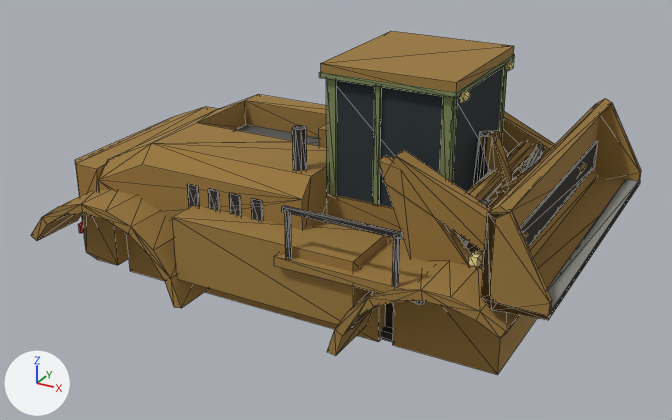
The glTF model game/public/models/base_loader.glb, before and after one commit.
The view is the same before and after, from a 50 mm lens placed at (4.57, -8.26, 4.12), pointed at (0.11, -0.14, 0.05). Every picture has the same lights, and +X, +Y and +Z are marked at lower left. The picture after the commit comes second. Mesh edges are drawn as thin lines. Vertices at exactly the same position are counted once.

Objects in the first picture: 'base_loader'.
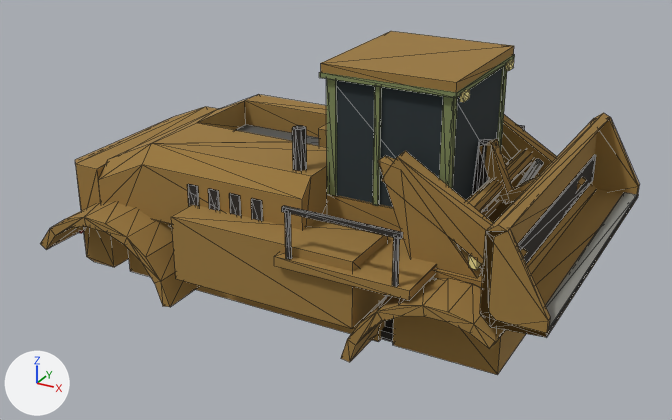
Pixel boxes (x1, y1, x2, y2) of what changed, in the pictures (672 x 420 px; the box of a moved part takes in the faces that stretch with it):
'base_loader', reshaped
    before: (31, 31, 641, 375)
    after: (40, 31, 640, 375)
part 1 of me_scoop, moved or reshaped
    before: (481, 98, 641, 320)
    after: (480, 113, 640, 338)
part 2 of me_scoop, moved or reshaped
    before: (502, 111, 587, 175)
    after: (501, 115, 586, 191)
part 3 of me_scoop, moved or reshaped
    before: (383, 150, 528, 251)
    after: (382, 151, 528, 265)
part 4 of me_scoop, moved or reshaped
    before: (467, 141, 534, 200)
    after: (466, 149, 534, 213)
part 5 of me_scoop, moved or reshaped
    before: (479, 130, 513, 193)
    after: (479, 139, 513, 202)
part 6 of me_scoop, moved or reshaped
    before: (505, 166, 533, 193)
    after: (504, 177, 537, 204)
part 7 of me_scoop, moved or reshaped (mostly hidden)
    before: (466, 242, 484, 269)
    after: (433, 200, 514, 288)
part 8 of me_scoop, moved or reshaped
    before: (327, 262, 520, 356)
    after: (341, 278, 505, 362)
part 9 of me_scoop, moved or reshaped
    before: (31, 189, 209, 308)
    after: (40, 202, 200, 307)
part 10 of me_scoop, moved or reshaped
    before: (547, 179, 639, 315)
    after: (545, 192, 637, 331)
part 11 of me_scoop, moved or reshaped
    before: (520, 141, 598, 247)
    after: (518, 154, 596, 264)
part 12 of me_scoop, moved or reshaped
    before: (75, 94, 384, 329)
    after: (75, 94, 384, 328)
part 13 of me_scoop, moved or reshaped
    before: (460, 131, 545, 246)
    after: (472, 139, 543, 212)

Edits to the bpy script that builds the scene:
```text
Change me_scoop:
    used by ob_base_loader; location = (0.0, 0.0, 0.0)
    remove me_scoop.from_pydata(...)  # 823 vertices, 1394 faces; spans x -2.91..2.91, y -1.68..1.68, z -0.96..1.85
    add me_scoop.from_pydata(...)  # 823 vertices, 1386 faces; spans x -2.91..2.91, y -1.68..1.68, z -0.96..1.85
    me_scoop part 1: the loose piece of 34 vertices spanning x 2.34..2.91, y -1.67..1.67, z 0.22..1.17 is moved by (0.0, 0.0, -0.16)
    me_scoop part 2: the loose piece of 8 vertices spanning x 1.11..2.46, y 0.89..1.07, z 0.34..1.19 is turned 5.9 degrees about the y axis through its middle and scaled by 1.05, then moved by (0.0, 0.0, -0.08)
    me_scoop part 3: the loose piece of 8 vertices spanning x 1.11..2.46, y -1.07..-0.89, z 0.34..1.19 is turned 5.9 degrees about the y axis through its middle and scaled by 1.05, then moved by (0.0, 0.0, -0.08)
    me_scoop part 4: the loose piece of 16 vertices spanning x 1.75..1.93, y -0.98..0.98, z 0.64..0.82 is moved by (0.0, 0.0, -0.09)
    me_scoop part 5: the loose piece of 8 vertices spanning x 1.66..2.01, y -0.08..0.08, z 0.59..1.18 is moved by (0.0, 0.0, -0.09)
    me_scoop part 6: the loose piece of 8 vertices spanning x 1.91..2.39, y -0.06..0.06, z 0.57..1.01 is turned 6.3 degrees about the y axis through its middle and scaled by 0.924, then moved by (0.0, 0.0, -0.13)
    me_scoop part 7: the loose piece of 8 vertices spanning x 1.62..2.28, y -1.04..1.04, z 0.07..0.15 is scaled about its middle by (1, 1.06, 1)
    me_scoop part 8: the loose piece of 36 vertices spanning x 0.86..2.59, y -1.68..-1.04, z -0.67..0.25 is scaled about its middle by (0.859, 0.907, 0.861), then moved by (0.03, -0.03, -0.09)
    me_scoop part 9: the loose piece of 36 vertices spanning x -2.91..-0.86, y -1.68..-1.04, z -0.67..0.25 is scaled about its middle by (0.859, 0.907, 0.861), then moved by (-0.01, -0.03, -0.09)
    me_scoop part 10: the loose piece of 8 vertices spanning x 2.78..2.91, y -1.61..1.61, z 0.27..0.32 is moved by (0.0, 0.0, -0.16)
    me_scoop part 11: the loose piece of 8 vertices spanning x 2.4..2.42, y -1.61..1.61, z 0.4..0.7 is moved by (0.0, 0.0, -0.16)
    me_scoop part 12: 65 of 823 vertices moved; they spanned x -2.88..0.32, y -1.57..1.57, z -0.8..0.8 and now span x -2.88..0.32, y -1.57..1.57, z -0.8..0.8; mean shift (-0.04, 0.0, -0.05); largest move (-2.28, 1.03, 0.5) -> (0.32, -1.21, 0.0)
    me_scoop part 13: 24 of 823 vertices moved; they spanned x 1.63..2.06, y -0.89..0.89, z 0.78..1.16 and now span x 1.63..2.05, y -0.89..0.89, z 0.62..1.07; mean shift (0.0, 0.0, -0.14); largest move (2.06, 0.84, 0.78) -> (2.05, 0.84, 0.62)
    other edits to the shape of me_scoop do not show in these pictures
```
